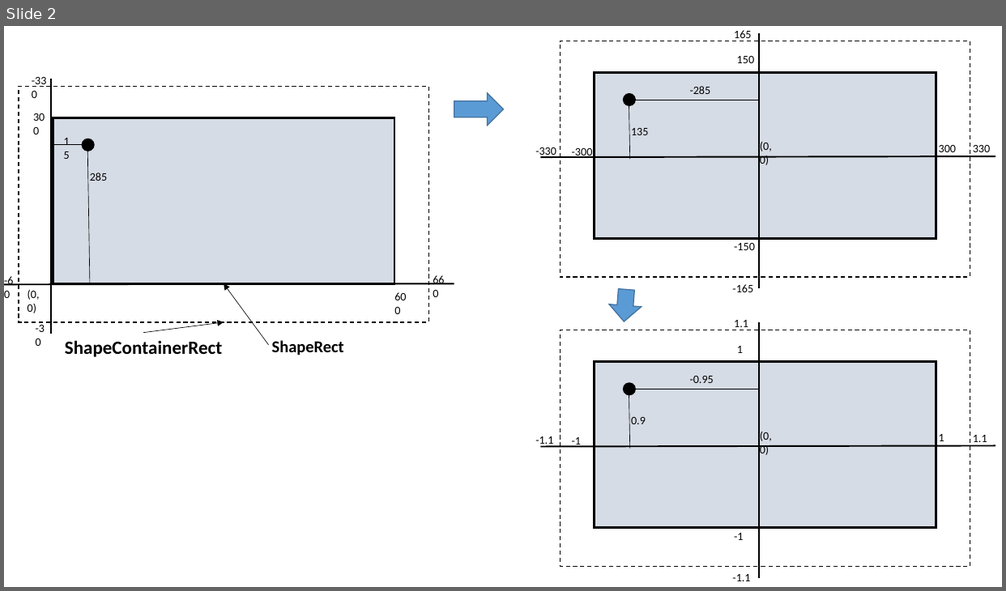
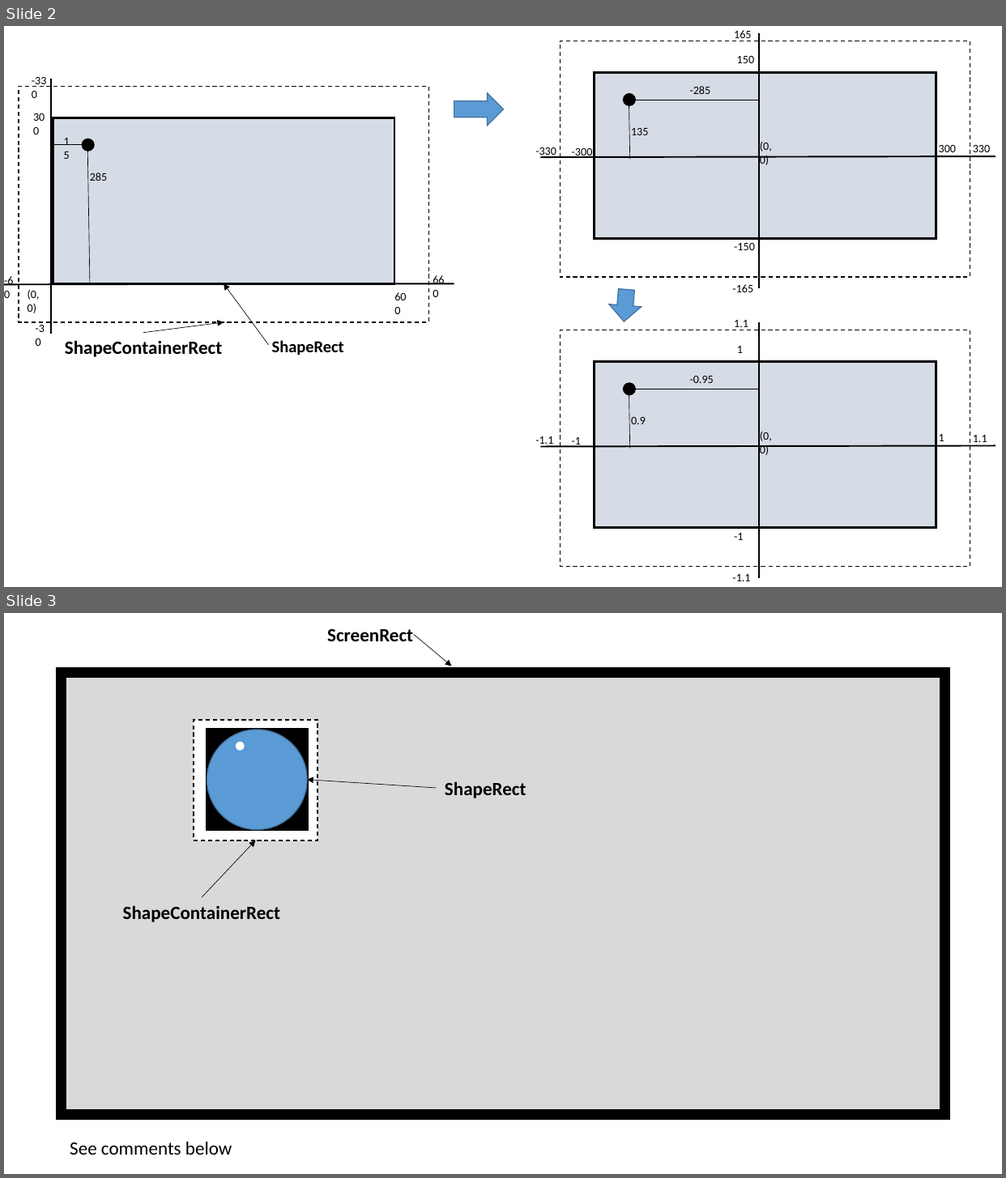
Before and after one commit to antigosa/prototypes_toolbox, a slide deck: Info.pptx. Shown one above the other, each under a label of ours: slide 2 before the commit, slides 2 and 3 after it. The pictures are 1006x591 and 1006x1178 pixels, drawn with LibreOffice and Linux fonts; fonts in the diff are those of the drawing. Boxes give left, top, right and bottom in pixels: in the first picture for what was removed or moved away, otherwise in the second. Text is boxed around its words. In the diff, an @@ line names an element or a change of style, - is before the commit and + after.

```diff
--- a/Info.pptx
+++ b/Info.pptx
@@ slide 3 added at (x1=4, y1=613, x2=1002, y2=1174), background #FFFFFF @@
@@ text added at (x1=327, y1=629, x2=413, y2=641), 18 pt, text #000000, bold @@
+ScreenRect
@@ arrow added from (414, 634) to (452, 666), #000000 0.5 pt @@
@@ rectangle added at (x1=61, y1=673, x2=945, y2=1115), fill #D9D9D9, outline #000000 10 pt @@
@@ rectangle added at (x1=194, y1=720, x2=317, y2=841), fill #FFFFFF, outline #000000 1 pt dashed @@
@@ rectangle added at (x1=206, y1=729, x2=307, y2=829), fill #000000, outline #000000 2.25 pt @@
@@ ellipse added at (x1=206, y1=730, x2=307, y2=830), fill #5B9BD5, outline #43739E 1 pt @@
@@ ellipse added at (x1=236, y1=742, x2=245, y2=751), fill #FFFFFF @@
@@ arrow added from (436, 788) to (307, 780), #000000 0.5 pt @@
@@ text added at (x1=445, y1=781, x2=526, y2=798), 18 pt, text #000000, bold @@
+ShapeRect
@@ arrow added from (202, 897) to (256, 841), #000000 0.5 pt @@
@@ text added at (x1=123, y1=905, x2=280, y2=922), 18 pt, text #000000, bold @@
+ShapeContainerRect
@@ text added at (x1=70, y1=1142, x2=232, y2=1155), 18 pt, text #000000 @@
+See comments below
```
Also in this commit, not shown: 18 other files.
